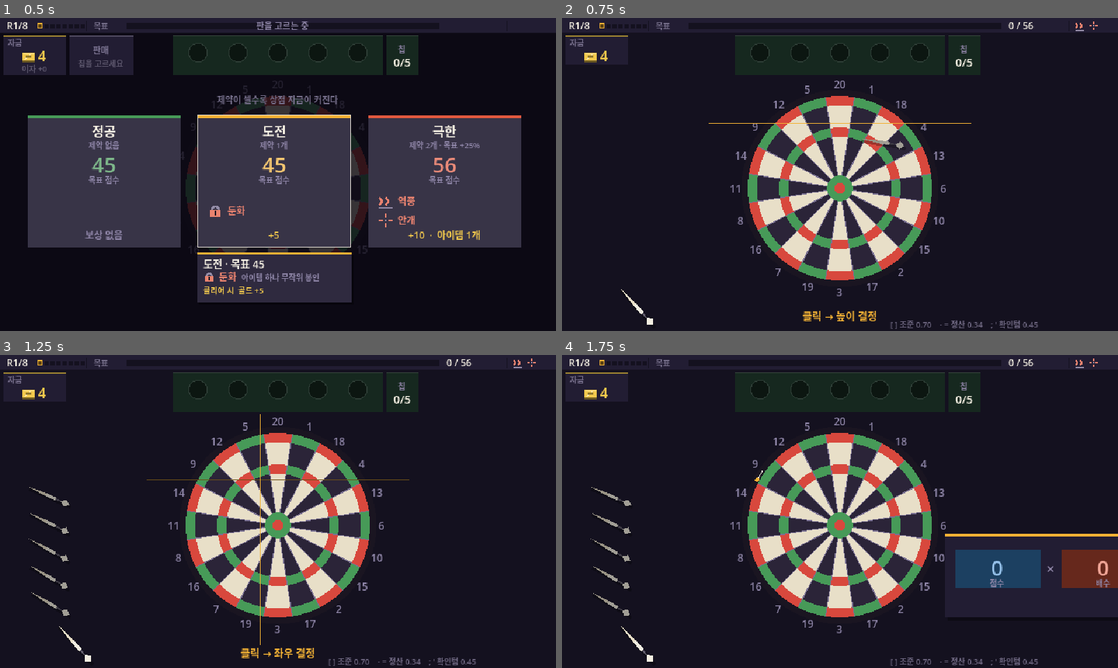
Above: before the commit, frames 1-4 (two rows, left to right).
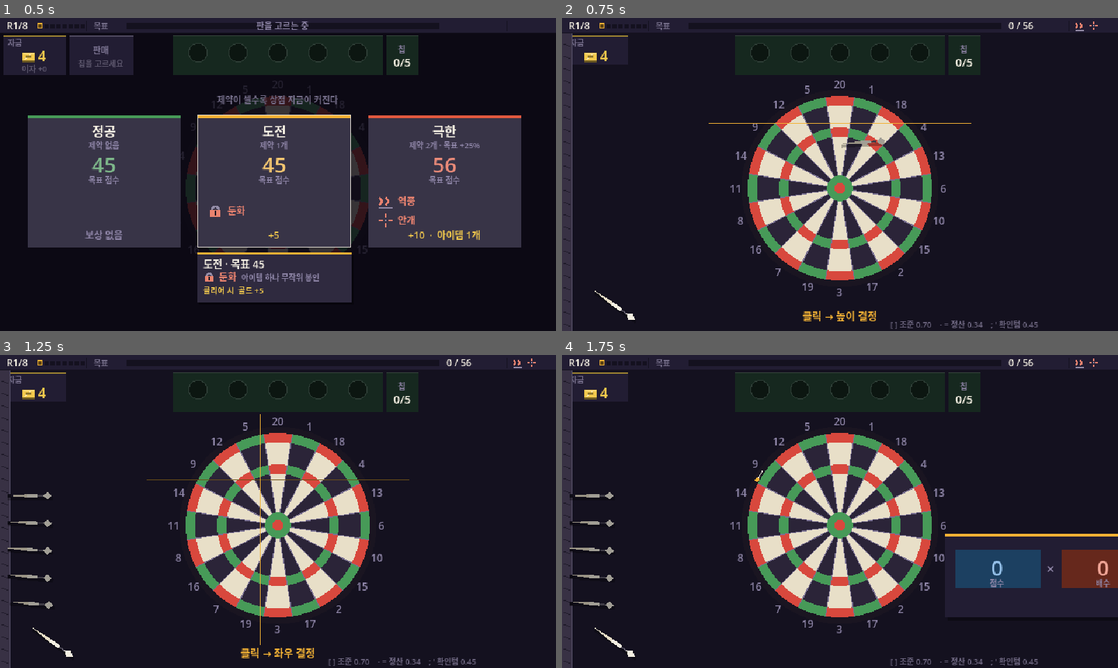
Above: after the commit, the same moments.

Repository: GGbong69/test-03
Game: Godot game, scene res://scenes/main.tscn
The game is run twice, just before and just after one commit, with the same random seed, the same clock (stepped at 60 frames per second) and the same inputs.
Inputs (mouse positions are in pixels of both pictures, inside the frame that each line leads up to):
- Up to frame 1 (0.5 s): no input
- Up to frame 2 (0.75 s): tap Enter at 0.5 s; move the mouse to (962, 158) at 0.52 s; click (962, 158) at 0.67 s
- Up to frame 3 (1.25 s): tap Space at 0.77 s
- Up to frame 4 (1.75 s): move the mouse to (728, 527) at 1.27 s; click (728, 527) at 1.42 s; tap Space at 1.52 s

Frame 1 is identical in both runs. In frame 2, 1.9% of the frame differs, in the area x 0-62%, y 4-100%; in frame 3, 2.2%, in the area x 0-17%, y 4-100%; in frame 4, 2.2%.

Commit message:
다트를 왼쪽 벽에 수직으로 꽂는다 — 벽을 그리고 촉을 물린다
기울기 기준이 틀렸다. -1.69 는 촉이 수평에서 24도 들린 각이라 대각선으로
누워 보였다. 왼쪽 벽에 수직이면 화면에서는 수평이다.
-PI/2 - 0.5404 = -2.111 이 그 각이다(_icon_dart 가 이미 atan2(6,10) 만큼
기울어 있으므로 그만큼 뺀다).

흔들림을 ±6.6도에서 ±5도로 좁혔다. 자루마다 살짝만 달라야 사람이 꽂은
것으로 읽힌다 — 없으면 찍어낸 것, 크면 흩어진 것이 된다.

벽을 그린다. 꽂힐 면이 없으면 다트가 그냥 떠 있는 것으로 읽힌다.
x 0~12 의 띠에 결을 넣고, 꽂힌 자루마다 파인 자국을 남긴다.

촉이 벽에 안 닿고 4px 떠 있었다. 촉 끝은 x - dl 이므로 이 값이 벽
두께보다 작아야 물린다. x 42 → 34 로 내려 34 - 26 = 8, 벽 안으로 4px
물린다. 이 관계를 주석에 적어 두지 않으면 dl 을 바꿀 때 다시 뜬다.

나는 동안의 눕힘 폭도 0.62 → 0.16 으로 줄였다. 도착 각이 이미 수평이라
더 누울 각이 없다.

손에 든 다트는 꽂힌 것들과 각을 벌려(+0.62) 구분한다.

검증: 헤드리스 오토플레이 완주 · 프레임 육안 확인.

Co-Authored-By: Claude Opus 5 <noreply@anthropic.com>

Diff:
--- a/scripts/game.gd
+++ b/scripts/game.gd
@@ -1502,6 +1502,20 @@
 	var n := remaining.size()
 	var picking := state == S.PICK
 
+	# 왼쪽 벽. 꽂힐 면이 없으면 다트가 그냥 떠 있는 것으로 읽힌다.
+	var w: float = GRIP.wall
+	draw_rect(Rect2(0.0, 18.0, w, VIEW.y - 18.0), C_DARK.lightened(0.06))
+	draw_line(Vector2(w, 18.0), Vector2(w, VIEW.y), C_WIRE.darkened(0.25), 1.0)
+	# 결 — 벽이 면이라는 것만 알리면 된다
+	for gy in range(30, 356, 14):
+		draw_line(Vector2(2.0, float(gy)), Vector2(w - 2.0, float(gy) + 3.0),
+				C_DARK.darkened(0.25), 1.0)
+	# 꽂힌 자리마다 파인 자국
+	for i in n:
+		var ps := _grip_pose(i)
+		if grip_t >= float(i) * GRIP.gap + GRIP.fly:
+			draw_circle(Vector2(w - 1.0, ps.c.y), 2.4, C_BG.darkened(0.25))
+
 	var hov := -1
 	for i in n:
 		if i < grip_hov.size() and grip_hov[i] > 0.5:
@@ -1516,8 +1530,8 @@
 	# 지금 던지는 자루는 벽에서 뽑혀 나와 아래에 따로 선다.
 	# "▶ 표준" 이라 적던 자리를 물건 자체로 바꾼 것이다.
 	if not picking and not cur_dart.is_empty():
-		_icon_dart(Vector2(GRIP.x + 30.0, 332.0), GRIP.dl + 3.0,
-				String(cur_dart.id), 0.0, GRIP.tilt + 0.42, 1.0)
+		_icon_dart(Vector2(GRIP.x + 26.0, 330.0), GRIP.dl + 3.0,
+				String(cur_dart.id), 0.0, GRIP.tilt + 0.62, 1.0)
 
 
 # 라운드에 들어서면 오른쪽에서 날아와 하나씩 꽂힌다.
@@ -1530,7 +1544,7 @@
 	var e: float = 1.0 - pow(1.0 - t, 3.0)
 	var from: Vector2 = ps.c + Vector2(760.0, -46.0)
 	# 나는 동안은 진행 방향으로 눕고, 꽂히면서 제 기울기로 선다.
-	var rr: float = lerpf(GRIP.tilt - 0.62, ps.rot, e)
+	var rr: float = lerpf(GRIP.tilt - 0.16, ps.rot, e)
 	_icon_dart(from.lerp(ps.c, e), GRIP.dl, remaining[i].id,
 			0.0 if picking else 0.34, rr, 1.0)
 
@@ -1716,16 +1730,21 @@
 const GRIP := {
 	# 왼쪽 벽에 꽂아 둔 다트. 손을 그리지 않는다 — 도형으로 그린 손은
 	# 어느 각도로 그려도 색 덩어리로 읽혔다.
-	"x": 56.0,           # 꽂힌 다트의 중심 x
+	# 촉 끝 = x - dl. 이 값이 벽 두께보다 작아야 꽂힌 것으로 읽힌다.
+	# 34 - 26 = 8 이라 벽(0~12) 안으로 4px 물린다.
+	"x": 34.0,           # 꽂힌 다트의 중심 x
 	"cy": 224.0,         # 세로 가운데 — 자루 수와 무관하게 여기 모인다
 	"dy": 31.0,          # 자루 사이 간격
 	"dl": 26.0,          # 다트 반길이
-	"tilt": -1.69,       # 벽에 꽂힌 기본 각. 촉이 왼쪽 위, 꼬리가 오른쪽 아래로 처진다
-	"jit": 0.115,        # 자루마다 살짝 다른 기울기 — 사람이 꽂은 것으로 읽힌다
+	# 왼쪽 벽에 수직으로 = 화면에서 수평으로 꽂힌다. 촉이 왼쪽, 꼬리가 오른쪽.
+	# _icon_dart 가 이미 atan2(6,10) 만큼 기울어 있으므로 그만큼 빼 준다.
+	"tilt": -2.111,      # -PI/2 - 0.5404
+	"jit": 0.087,        # 자루마다 ±5도. 넘으면 흩어져 보이고 없으면 찍어낸 것으로 보인다
 	"lift": 11.0,        # 커서를 올린 자루가 뽑혀 나오는 거리
 	"hit": 18.0,         # 잡기 반경
 	"fly": 0.26,         # 한 자루가 날아와 꽂히기까지
 	"gap": 0.085,        # 자루 사이 시차
+	"wall": 12.0,        # 왼쪽 벽 두께
 	"ang": 0.5404,       # _icon_dart 가 이미 기울어 있는 각 = atan2(6, 10)
 }
 
